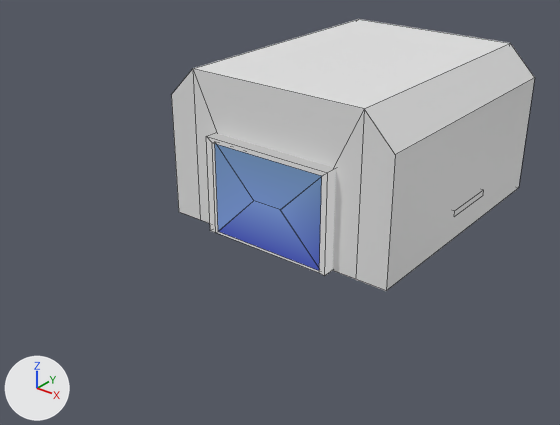
An edit to the Blender file assets/scenes/garage.blend, drawn before and after from the same camera.
Rendered twice from a 50 mm lens placed at (13.1, -20.86, 11.19), pointed at (-0.27, -4.15, 0.83). Arrows for +X, +Y and +Z are at lower left; the lights stay in place. Mesh edges are drawn as thin lines.

Objects in the first picture: 'garage_door', 'geometry'.
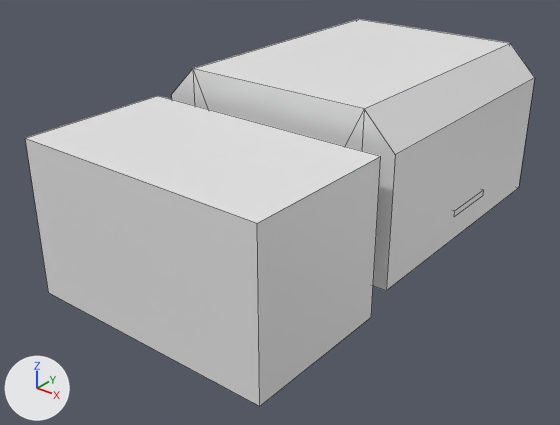
Where the change shows, as pixel boxes (x1, y1, x2, y2) in the pictures (560 x 425 px):
'loading zone', added: after (25, 96, 381, 406)
'garage_door', unchanged, covered by the edit: before (206, 133, 336, 275)

Edits to the bpy script that builds the scene:
```text
Add me_loading_zone:
    me_loading_zone.from_pydata(...)  # a box spanning x -0.5..0.5, y -0.5..0.5, z -0.5..0.5
Add ob_loading_zone:
    ob_loading_zone = bpy.data.objects.new('loading zone', me_loading_zone)
    ob_loading_zone.location = (0.0, -7.8, 1.79)
    ob_loading_zone.scale = (7.88, 4.69, 4.69)
```
